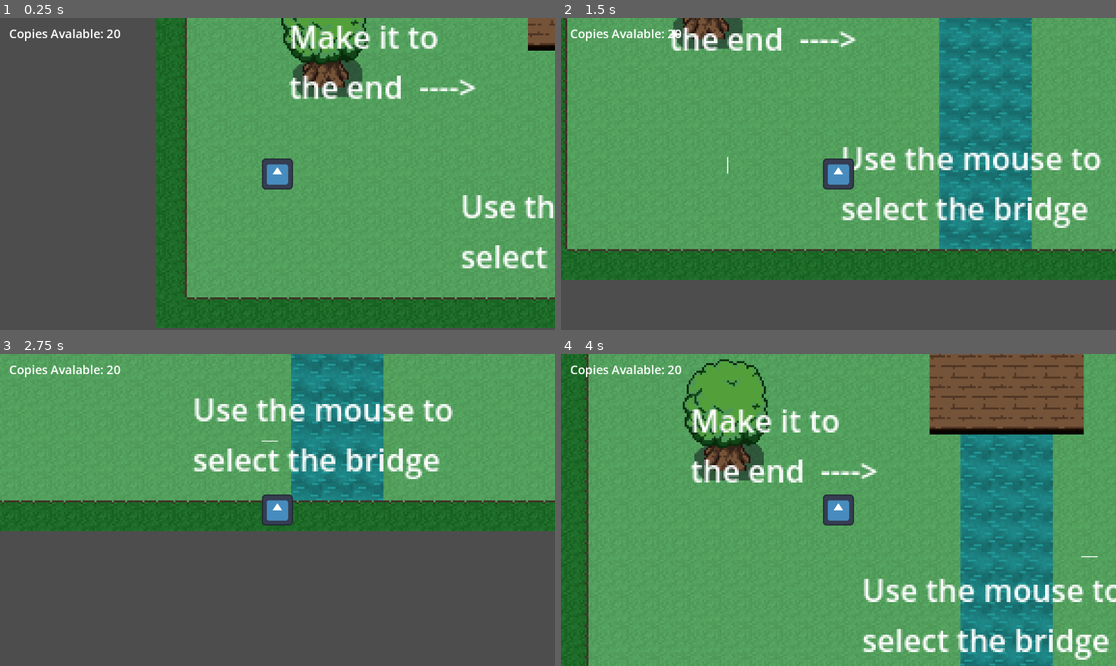
Above: before the commit, frames 1-4 (two rows, left to right).
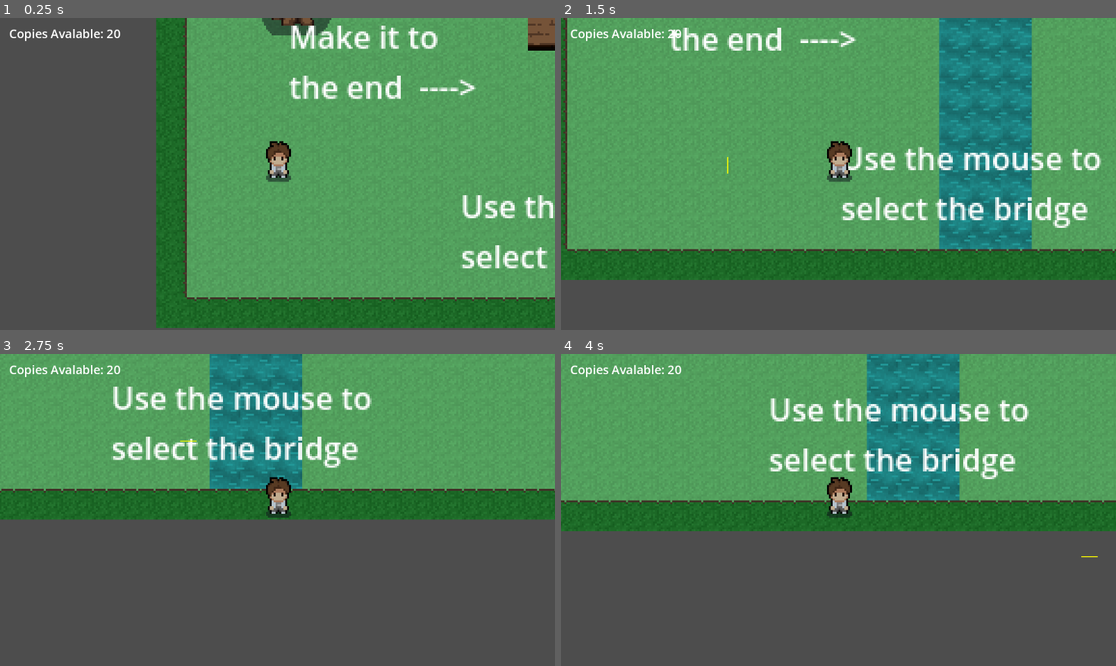
Above: after the commit, the same moments.

Repository: 2sabbas/13IT1-Game-Progect
Game: Godot game, scene res://Scenes/main.tscn
Same seed, same stepped clock (60 frames per second), same inputs: the game is played once before the commit and once after it. The engine's default icon, where the game draws it, is replaced by a stand-in: a white triangle on a blue panel in a dark square.
Inputs (mouse positions are in pixels of both pictures, inside the frame that each line leads up to):
- Up to frame 1 (0.25 s): no input
- Up to frame 2 (1.5 s): tap Enter at 0.5 s; move the mouse to (960, 158) at 0.52 s; hold D (move_right) 0.53-1.28 s; click (960, 158) at 0.6 s; move the mouse to (727, 189) at 1.27 s; hold S (move_down) from 1.28 s (still down); click (727, 189) at 1.35 s
- Up to frame 3 (2.75 s): move the mouse to (333, 441) at 2.02 s; release S (move_down) at 2.03 s; hold D (move_right) from 2.03 s (still down); click (333, 441) at 2.1 s
- Up to frame 4 (4 s): move the mouse to (810, 572) at 2.77 s; release D (move_right) at 2.78 s; hold W (move_up) 2.78-3.53 s; click (810, 572) at 2.85 s; move the mouse to (1005, 556) at 3.52 s; hold A (move_left) from 3.53 s (still down); click (1005, 556) at 3.6 s

The runs differ from the first frame. In frame 1, 3.3% of the frame differs, in the area x 47-67%, y 0-56%; in frame 2, 1.7%; in frame 3, 24%; in frame 4, 79%, in the area x 0-100%, y 0-100%.

Commit message:
Animated sprite for player / Y-Sort for map. (NOT FINISHED
Animated frames for player are in but I haven't made the code for animating them.

Tried to do the Y-Sorting but it doesn't work. I have done everything in my knoledge but it still won't Y-Sort.

Diff:
--- a/Game/13it1game/Scenes/map.tscn
+++ b/Game/13it1game/Scenes/map.tscn
@@ -10,11 +10,11 @@
 0:3/0 = 0
 1:3/size_in_atlas = Vector2i(2, 2)
 1:3/0 = 0
-1:3/0/y_sort_origin = 6
+1:3/0/y_sort_origin = 12
 1:3/0/physics_layer_0/polygon_0/points = PackedVector2Array(11, 14, 0, 15, -11, 14.5, -14.5, 10, -15, 5, -8, 2.5, 8, 2, 16, 6, 15.5, 10.5)
 3:3/size_in_atlas = Vector2i(2, 3)
 3:3/0 = 0
-3:3/0/y_sort_origin = 14
+3:3/0/y_sort_origin = 16
 3:3/0/physics_layer_0/polygon_0/points = PackedVector2Array(1.5, 21, -2, 21.5, -5.5, 20, -7, 16.5, -4.5, 12.5, 0, 11.5, 5.5, 12.5, 8, 16.5, 5, 20)
 4:2/size_in_atlas = Vector2i(2, 1)
 4:2/0 = 0
@@ -22,10 +22,10 @@
 4:2/0/physics_layer_0/polygon_0/points = PackedVector2Array(10, 4, 7, 6, -6, 6, -9, 4.5, -9, 2, -2.5, 0.5, 5, 0.5, 9.5, 1.5)
 0:5/size_in_atlas = Vector2i(3, 4)
 0:5/0 = 0
-0:5/0/y_sort_origin = 12
+0:5/0/y_sort_origin = 18
 0:5/0/physics_layer_0/polygon_0/points = PackedVector2Array(9, 26.5, -6.5, 26.5, -12, 23.5, -12, 16, -7, 11.5, 1.5, 9.5, 8, 12, 12, 18, 12.5, 23)
 0:4/0 = 0
-0:4/0/y_sort_origin = 2
+0:4/0/y_sort_origin = 3
 0:4/0/physics_layer_0/polygon_0/points = PackedVector2Array(7, 5.5, 4, 6.5, -2.5, 6, -8, 4, -8, 1.5, -4.5, 0, 4.5, 0.5, 8, 2.5)
 7:0/0 = 0
 7:0/0/y_sort_origin = 8
@@ -216,6 +216,7 @@
 sources/1 = SubResource("TileSetAtlasSource_26yhd")
 
 [node name="Map" type="Node2D"]
+y_sort_enabled = true
 
 [node name="Ground" type="TileMapLayer" parent="."]
 tile_map_data = PackedByteArray("AAATAA4AAQAAAAAAAAATAA8AAQAAAAAAAAASAA8AAQAAAAAAAAARAA8AAQAAAAAAAAAQAA8AAQAAAAAAAAAPAA …(9936 unchanged characters)…
@@ -228,5 +229,5 @@
 
 [node name="Y Sort" type="TileMapLayer" parent="."]
 y_sort_enabled = true
-tile_map_data = PackedByteArray("AAAAAP//AQAIAAEAAAAAAAAAAQA …(2400 unchanged characters)… HAAEAAAApAAoAAQAIAAEAAAApAAMAAQAIAAEAAAAFAAYAAQAAAAUAAAA=")
+tile_map_data = PackedByteArray("AAAAAP//AQAIAAEAAAAAAAAAAQA …(2400 unchanged characters)… HAAEAAAApAAoAAQAIAAEAAAApAAMAAQAIAAEAAAAEAAQAAQAAAAUAAAA=")
 tile_set = SubResource("TileSet_p3ir5")
--- a/Game/13it1game/Scenes/player.tscn
+++ b/Game/13it1game/Scenes/player.tscn
@@ -1,18 +1,308 @@
-[gd_scene load_steps=4 format=3 uid="uid://cipwdyy0qh63o"]
+[gd_scene load_steps=41 format=3 uid="uid://cipwdyy0qh63o"]
 
 [ext_resource type="Script" uid="uid://d0ax32mqfe3o5" path="res://Scripts/player.gd" id="1_82sqb"]
-[ext_resource type="Texture2D" uid="uid://b8prjibsp2jdo" path="res://icon.svg" id="2_g708q"]
-
-[sub_resource type="RectangleShape2D" id="RectangleShape2D_yyxbx"]
-size = Vector2(14, 14)
+[ext_resource type="Texture2D" uid="uid://dmfcu1kcgwrdt" path="res://Assets/Character/player.png" id="2_cvnsp"]
+
+[sub_resource type="AtlasTexture" id="AtlasTexture_cvnsp"]
+atlas = ExtResource("2_cvnsp")
+region = Rect2(0, 0, 48, 48)
+
+[sub_resource type="AtlasTexture" id="AtlasTexture_6t5aa"]
+atlas = ExtResource("2_cvnsp")
+region = Rect2(48, 0, 48, 48)
+
+[sub_resource type="AtlasTexture" id="AtlasTexture_vgqql"]
+atlas = ExtResource("2_cvnsp")
+region = Rect2(96, 0, 48, 48)
+
+[sub_resource type="AtlasTexture" id="AtlasTexture_fkybt"]
+atlas = ExtResource("2_cvnsp")
+region = Rect2(144, 0, 48, 48)
+
+[sub_resource type="AtlasTexture" id="AtlasTexture_x3wgy"]
+atlas = ExtResource("2_cvnsp")
+region = Rect2(192, 0, 48, 48)
+
+[sub_resource type="AtlasTexture" id="AtlasTexture_3smsa"]
+atlas = ExtResource("2_cvnsp")
+region = Rect2(240, 0, 48, 48)
+
+[sub_resource type="AtlasTexture" id="AtlasTexture_8erm5"]
+atlas = ExtResource("2_cvnsp")
+region = Rect2(0, 48, 48, 48)
+
+[sub_resource type="AtlasTexture" id="AtlasTexture_f1ek2"]
+atlas = ExtResource("2_cvnsp")
+region = Rect2(48, 48, 48, 48)
+
+[sub_resource type="AtlasTexture" id="AtlasTexture_tx1dd"]
+atlas = ExtResource("2_cvnsp")
+region = Rect2(96, 48, 48, 48)
+
+[sub_resource type="AtlasTexture" id="AtlasTexture_gymyn"]
+atlas = ExtResource("2_cvnsp")
+region = Rect2(144, 48, 48, 48)
+
+[sub_resource type="AtlasTexture" id="AtlasTexture_pu2lt"]
+atlas = ExtResource("2_cvnsp")
+region = Rect2(192, 48, 48, 48)
+
+[sub_resource type="AtlasTexture" id="AtlasTexture_ukyrk"]
+atlas = ExtResource("2_cvnsp")
+region = Rect2(240, 48, 48, 48)
+
+[sub_resource type="AtlasTexture" id="AtlasTexture_7dp3o"]
+atlas = ExtResource("2_cvnsp")
+region = Rect2(0, 96, 48, 48)
+
+[sub_resource type="AtlasTexture" id="AtlasTexture_h4iuc"]
+atlas = ExtResource("2_cvnsp")
+region = Rect2(48, 96, 48, 48)
+
+[sub_resource type="AtlasTexture" id="AtlasTexture_fd4e3"]
+atlas = ExtResource("2_cvnsp")
+region = Rect2(96, 96, 48, 48)
+
+[sub_resource type="AtlasTexture" id="AtlasTexture_qqcod"]
+atlas = ExtResource("2_cvnsp")
+region = Rect2(144, 96, 48, 48)
+
+[sub_resource type="AtlasTexture" id="AtlasTexture_igrcy"]
+atlas = ExtResource("2_cvnsp")
+region = Rect2(192, 96, 48, 48)
+
+[sub_resource type="AtlasTexture" id="AtlasTexture_fs7ks"]
+atlas = ExtResource("2_cvnsp")
+region = Rect2(240, 96, 48, 48)
+
+[sub_resource type="AtlasTexture" id="AtlasTexture_l6n3p"]
+atlas = ExtResource("2_cvnsp")
+region = Rect2(0, 144, 48, 48)
+
+[sub_resource type="AtlasTexture" id="AtlasTexture_olqyp"]
+atlas = ExtResource("2_cvnsp")
+region = Rect2(48, 144, 48, 48)
+
+[sub_resource type="AtlasTexture" id="AtlasTexture_wpjfl"]
+atlas = ExtResource("2_cvnsp")
+region = Rect2(96, 144, 48, 48)
+
+[sub_resource type="AtlasTexture" id="AtlasTexture_bi64h"]
+atlas = ExtResource("2_cvnsp")
+region = Rect2(144, 144, 48, 48)
+
+[sub_resource type="AtlasTexture" id="AtlasTexture_2ijsl"]
+atlas = ExtResource("2_cvnsp")
+region = Rect2(192, 144, 48, 48)
+
+[sub_resource type="AtlasTexture" id="AtlasTexture_p1odr"]
+atlas = ExtResource("2_cvnsp")
+region = Rect2(240, 144, 48, 48)
+
+[sub_resource type="AtlasTexture" id="AtlasTexture_0gysh"]
+atlas = ExtResource("2_cvnsp")
+region = Rect2(0, 192, 48, 48)
+
+[sub_resource type="AtlasTexture" id="AtlasTexture_vfarp"]
+atlas = ExtResource("2_cvnsp")
+region = Rect2(48, 192, 48, 48)
+
+[sub_resource type="AtlasTexture" id="AtlasTexture_y6uwr"]
+atlas = ExtResource("2_cvnsp")
+region = Rect2(96, 192, 48, 48)
+
+[sub_resource type="AtlasTexture" id="AtlasTexture_83xs0"]
+atlas = ExtResource("2_cvnsp")
+region = Rect2(144, 192, 48, 48)
+
+[sub_resource type="AtlasTexture" id="AtlasTexture_ypfnu"]
+atlas = ExtResource("2_cvnsp")
+region = Rect2(192, 192, 48, 48)
+
+[sub_resource type="AtlasTexture" id="AtlasTexture_xuaoq"]
+atlas = ExtResource("2_cvnsp")
+region = Rect2(240, 192, 48, 48)
+
+[sub_resource type="AtlasTexture" id="AtlasTexture_wohnl"]
+atlas = ExtResource("2_cvnsp")
+region = Rect2(0, 240, 48, 48)
+
+[sub_resource type="AtlasTexture" id="AtlasTexture_36dho"]
+atlas = ExtResource("2_cvnsp")
+region = Rect2(48, 240, 48, 48)
+
+[sub_resource type="AtlasTexture" id="AtlasTexture_yh6i2"]
+atlas = ExtResource("2_cvnsp")
+region = Rect2(96, 240, 48, 48)
+
+[sub_resource type="AtlasTexture" id="AtlasTexture_nv4vc"]
+atlas = ExtResource("2_cvnsp")
+region = Rect2(144, 240, 48, 48)
+
+[sub_resource type="AtlasTexture" id="AtlasTexture_8gxox"]
+atlas = ExtResource("2_cvnsp")
+region = Rect2(192, 240, 48, 48)
+
+[sub_resource type="AtlasTexture" id="AtlasTexture_11gg7"]
+atlas = ExtResource("2_cvnsp")
+region = Rect2(240, 240, 48, 48)
+
+[sub_resource type="SpriteFrames" id="SpriteFrames_vgqql"]
+animations = [{
+"frames": [{
+"duration": 1.0,
+"texture": SubResource("AtlasTexture_cvnsp")
+}, {
+"duration": 1.0,
+"texture": SubResource("AtlasTexture_6t5aa")
+}, {
+"duration": 1.0,
+"texture": SubResource("AtlasTexture_vgqql")
+}, {
+"duration": 1.0,
+"texture": SubResource("AtlasTexture_fkybt")
+}, {
+"duration": 1.0,
+"texture": SubResource("AtlasTexture_x3wgy")
+}, {
+"duration": 1.0,
+"texture": SubResource("AtlasTexture_3smsa")
+}],
+"loop": true,
+"name": &"idle_down",
+"speed": 5.0
+}, {
+"frames": [{
+"duration": 1.0,
+"texture": SubResource("AtlasTexture_8erm5")
+}, {
+"duration": 1.0,
+"texture": SubResource("AtlasTexture_f1ek2")
+}, {
+"duration": 1.0,
+"texture": SubResource("AtlasTexture_tx1dd")
+}, {
+"duration": 1.0,
+"texture": SubResource("AtlasTexture_gymyn")
+}, {
+"duration": 1.0,
+"texture": SubResource("AtlasTexture_pu2lt")
+}, {
+"duration": 1.0,
+"texture": SubResource("AtlasTexture_ukyrk")
+}],
+"loop": true,
+"name": &"idle_side",
+"speed": 5.0
+}, {
+"frames": [{
+"duration": 1.0,
+"texture": SubResource("AtlasTexture_7dp3o")
+}, {
+"duration": 1.0,
+"texture": SubResource("AtlasTexture_h4iuc")
+}, {
+"duration": 1.0,
+"texture": SubResource("AtlasTexture_fd4e3")
+}, {
+"duration": 1.0,
+"texture": SubResource("AtlasTexture_qqcod")
+}, {
+"duration": 1.0,
+"texture": SubResource("AtlasTexture_igrcy")
+}, {
+"duration": 1.0,
+"texture": SubResource("AtlasTexture_fs7ks")
+}],
+"loop": true,
+"name": &"idle_up",
+"speed": 5.0
+}, {
+"frames": [{
+"duration": 1.0,
+"texture": SubResource("AtlasTexture_l6n3p")
+}, {
+"duration": 1.0,
+"texture": SubResource("AtlasTexture_olqyp")
+}, {
+"duration": 1.0,
+"texture": SubResource("AtlasTexture_wpjfl")
+}, {
+"duration": 1.0,
+"texture": SubResource("AtlasTexture_bi64h")
+}, {
+"duration": 1.0,
+"texture": SubResource("AtlasTexture_2ijsl")
+}, {
+"duration": 1.0,
+"texture": SubResource("AtlasTexture_p1odr")
+}],
+"loop": true,
+"name": &"walk_down",
+"speed": 5.0
+}, {
+"frames": [{
+"duration": 1.0,
+"texture": SubResource("AtlasTexture_0gysh")
+}, {
+"duration": 1.0,
+"texture": SubResource("AtlasTexture_vfarp")
+}, {
+"duration": 1.0,
+"texture": SubResource("AtlasTexture_y6uwr")
+}, {
+"duration": 1.0,
+"texture": SubResource("AtlasTexture_83xs0")
+}, {
+"duration": 1.0,
+"texture": SubResource("AtlasTexture_ypfnu")
+}, {
+"duration": 1.0,
+"texture": SubResource("AtlasTexture_xuaoq")
+}],
+"loop": true,
+"name": &"walk_side",
+"speed": 5.0
+}, {
+"frames": [{
+"duration": 1.0,
+"texture": SubResource("AtlasTexture_wohnl")
+}, {
+"duration": 1.0,
+"texture": SubResource("AtlasTexture_36dho")
+}, {
+"duration": 1.0,
+"texture": SubResource("AtlasTexture_yh6i2")
+}, {
+"duration": 1.0,
+"texture": SubResource("AtlasTexture_nv4vc")
+}, {
+"duration": 1.0,
+"texture": SubResource("AtlasTexture_8gxox")
+}, {
+"duration": 1.0,
+"texture": SubResource("AtlasTexture_11gg7")
+}],
+"loop": true,
+"name": &"walk_up",
+"speed": 5.0
+}]
+
+[sub_resource type="CapsuleShape2D" id="CapsuleShape2D_cvnsp"]
+radius = 3.0
+height = 12.0
 
 [node name="Player" type="CharacterBody2D"]
+y_sort_enabled = true
 collision_mask = 3
 script = ExtResource("1_82sqb")
 
-[node name="Sprite2D" type="Sprite2D" parent="."]
-scale = Vector2(0.125, 0.125)
-texture = ExtResource("2_g708q")
+[node name="AnimatedSprite2D" type="AnimatedSprite2D" parent="."]
+sprite_frames = SubResource("SpriteFrames_vgqql")
+animation = &"idle_down"
+offset = Vector2(0, -15)
 
 [node name="CollisionShape2D" type="CollisionShape2D" parent="."]
-shape = SubResource("RectangleShape2D_yyxbx")
+position = Vector2(0, -2)
+rotation = 1.5708
+shape = SubResource("CapsuleShape2D_cvnsp")
--- a/Game/13it1game/Scripts/rts_node.gd
+++ b/Game/13it1game/Scripts/rts_node.gd
@@ -29,7 +29,7 @@
 		if (Input.is_action_just_released("left_click")):
 			selection_end_point = get_global_mouse_position()
 			is_selecting = false
-			if (selection_start_point.distance_to(selection_end_point) > 4):
+			if (selection_start_point.distance_to(selection_end_point) > 8):
 				has_selected = true
 			else:
 				selection_start_point = Vector2.ZERO
@@ -52,7 +52,8 @@
 
 func _process(delta: float) -> void:
 	queue_redraw()
-	#print("clipboard enpty: " + str(clipboard.is_empty()))
+	Global.copy_avalable = has_selected && Global.numOfCopiesAvalable > 0
+	Global.paste_avalable = !clipboard.is_empty()
 
 
 func copy_selected():
@@ -120,7 +121,7 @@
 	var end = to_local(selection_end_point if not is_selecting else get_global_mouse_position())
 
 	var lineWidth = 0.5
-	var lineColor = Color.WHITE
+	var lineColor = Color.YELLOW if has_selected else Color.WHITE
 	var fillColor = Color(1, 1, 0, 0.15) if has_selected else Color(1, 1, 1, 0.15)
 
 	draw_rect(Rect2(start, end - start), fillColor)
Binary file added: Game/13it1game/Assets/Character/player.png
Not shown, added: Game/13it1game/Assets/Character/player.png.import
